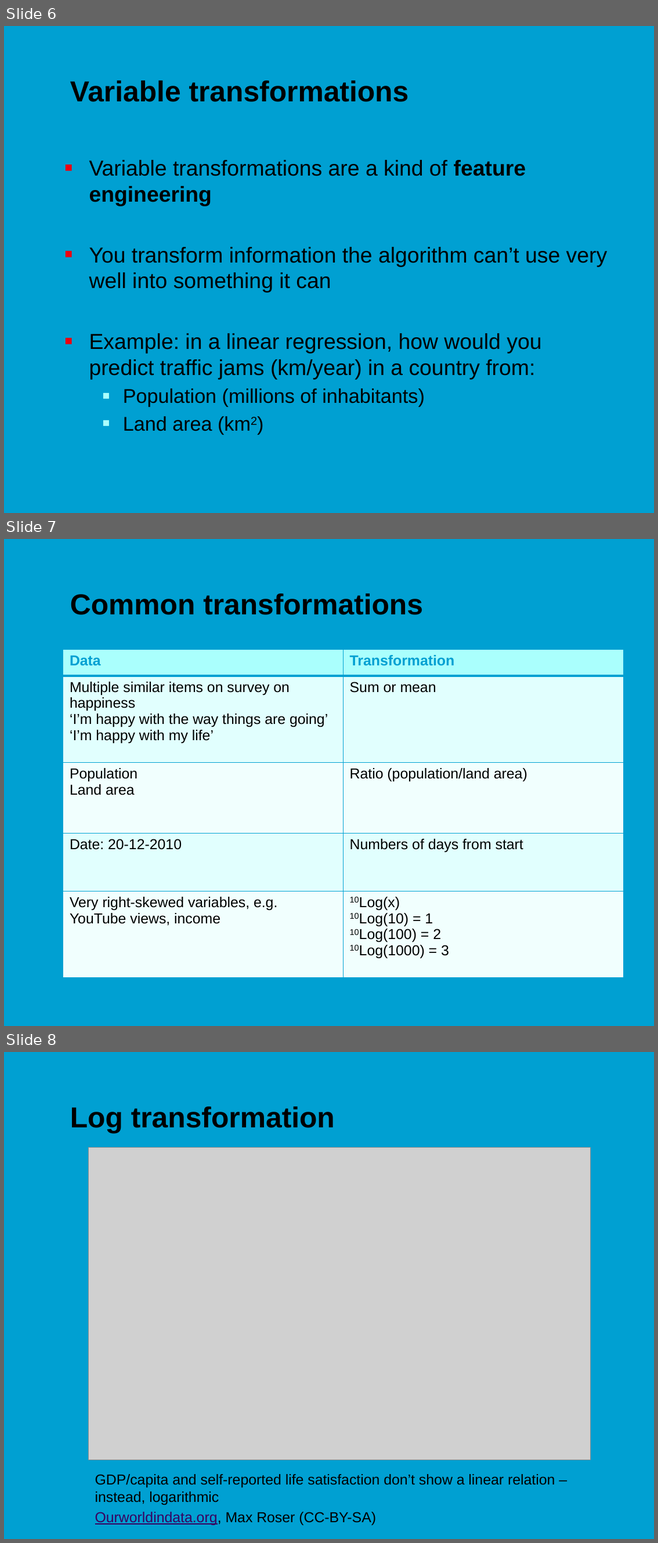
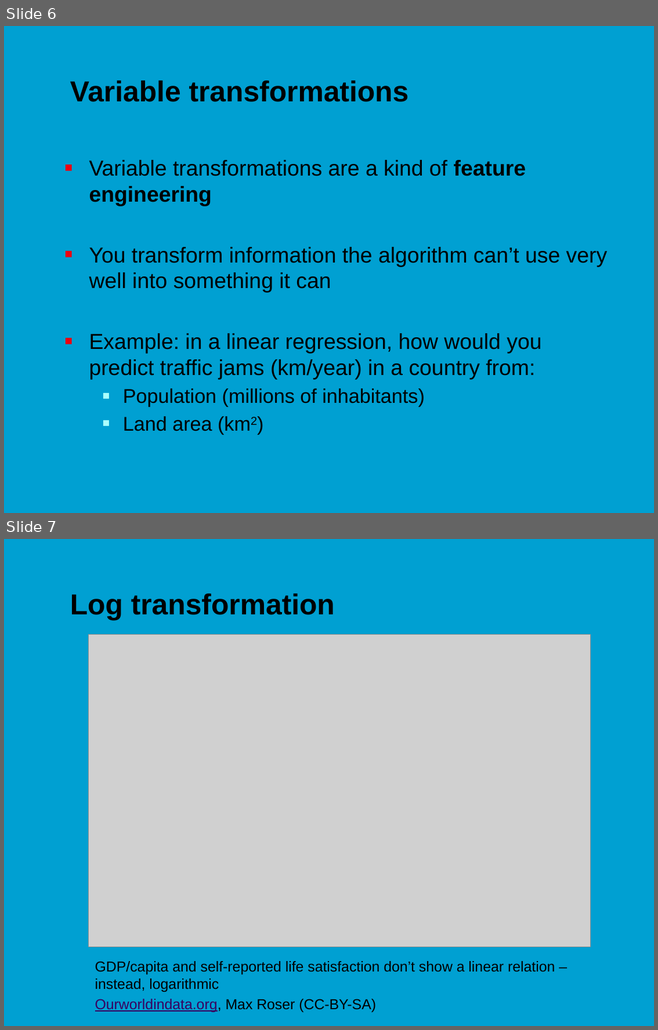
Before and after one commit to jonasmoons/data-driven-learning, a slide deck: slides/ddl-w6l1.pptx. Shown one above the other, each under a label of ours: slides 6, 7 and 8 before the commit, slides 6 and 7 after it. The pictures are 658x1543 and 658x1030 pixels, drawn with LibreOffice and Linux fonts; fonts in the diff are those of the drawing; grey boxes stand for pictures; background and template pictures are left out. Boxes give left, top, right and bottom in pixels: in the first picture for what was removed or moved away, otherwise in the second. Text is boxed around its words. In the diff, an @@ line names an element or a change of style, - is before the commit and + after.

```diff
--- a/slides/ddl-w6l1.pptx
+++ b/slides/ddl-w6l1.pptx
@@ slide 7 removed at <box>4,539,654,1026</box>, background picture (left out) @@
@@ title removed at <box>70,594,423,615</box> @@
-Common transformations
@@ table removed at <box>63,649,623,996</box>, 5 rows, 2 columns @@
-Data | Transformation
-Multiple similar items on survey on happiness / ‘I’m happy with the way things are going’ / ‘I’m happy with my life’ | Sum or mean
-Population / Land area | Ratio (population/land area)
-Date: 20-12-2010 | Numbers of days from start
-Very right-skewed variables, e.g. YouTube views, income | 10Log(x) / 10Log(10) = 1 / 10Log(100) = 2 / 10Log(1000) = 3
@@ what was slide 8 is now slide 7 @@
```
Also in this commit, not shown: 7 slides changed, 11 other files.
